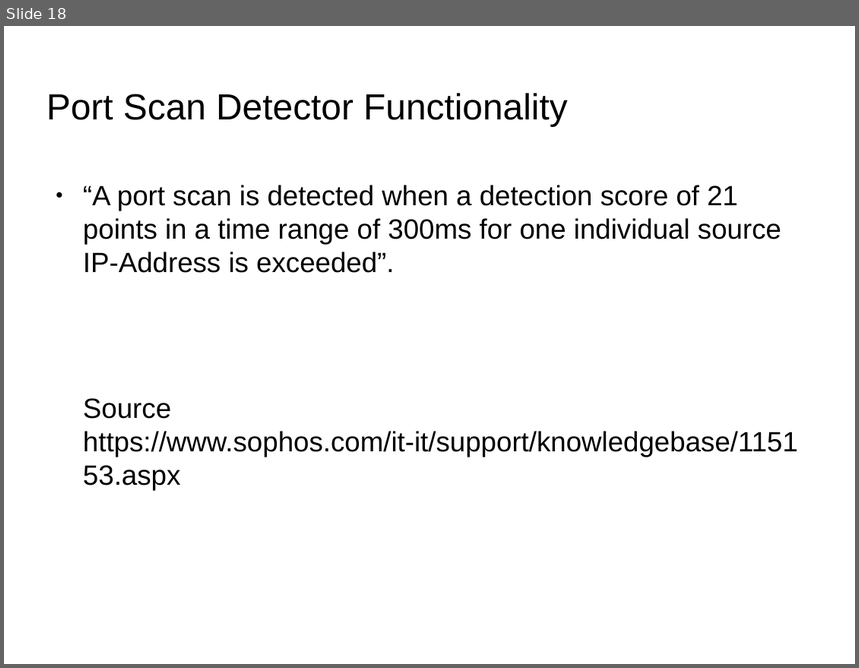
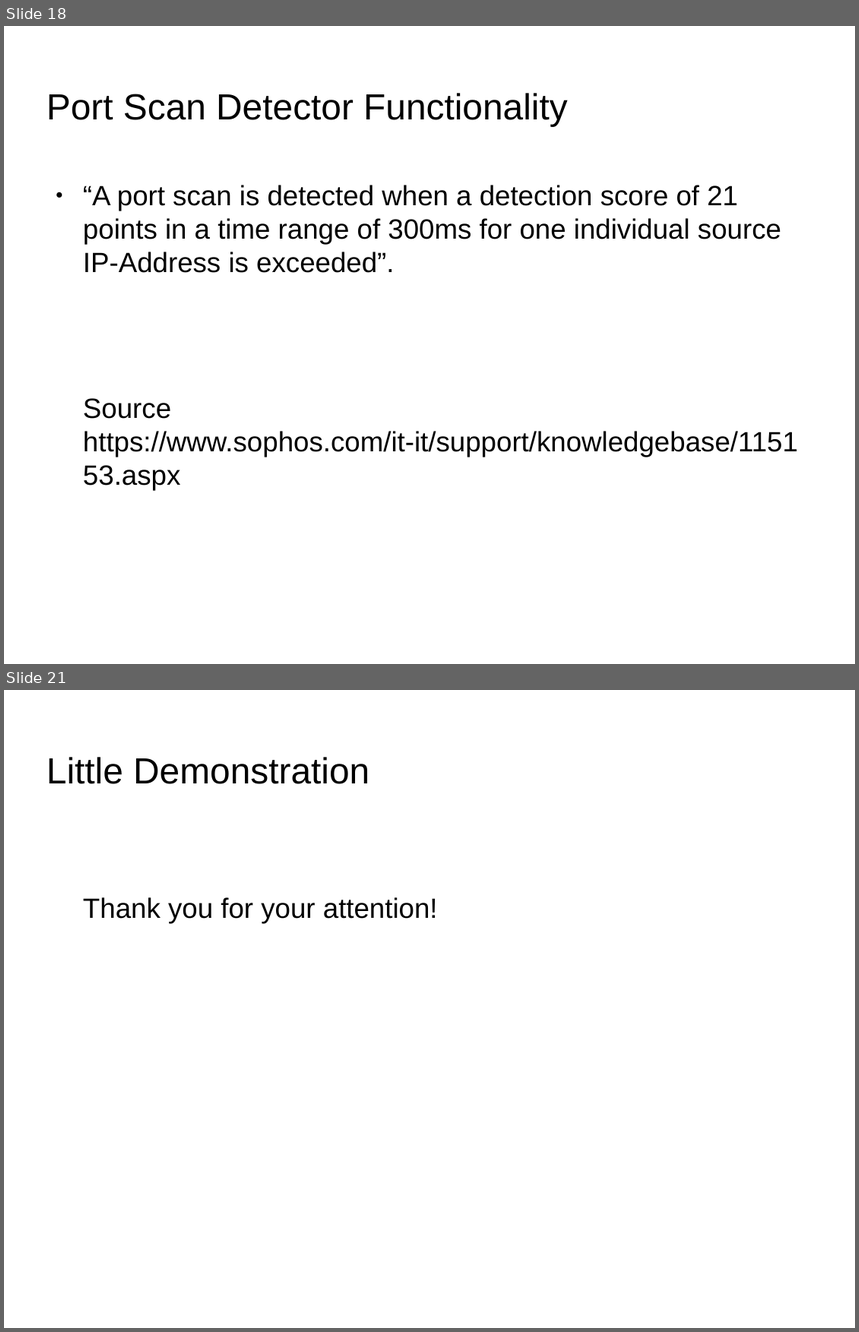
Before and after one commit to herrBez/PortScanner, a slide deck: slides/presentation.odp. Shown one above the other, each under a label of ours: slide 18 before the commit, slides 18 and 21 after it; the slides between them are not shown. The pictures are 859x668 and 859x1332 pixels, drawn with LibreOffice and Linux fonts; fonts in the diff are those of the drawing; background and template pictures are left out. Boxes give left, top, right and bottom in pixels: in the first picture for what was removed or moved away, otherwise in the second. Text is boxed around its words. In the diff, an @@ line names an element or a change of style, - is before the commit and + after.

```diff
--- a/slides/presentation.odp
+++ b/slides/presentation.odp
@@ slide 21 added at box(4, 690, 855, 1328), background picture (left out) @@
@@ title added at box(47, 757, 370, 784), 33.9 pt, text #000000 @@
+Little Demonstration
@@ text added at box(83, 897, 438, 923), 26 pt, text #000000 @@
+Thank you for your attention!
```
Also in this commit, not shown: 5 slides changed.
